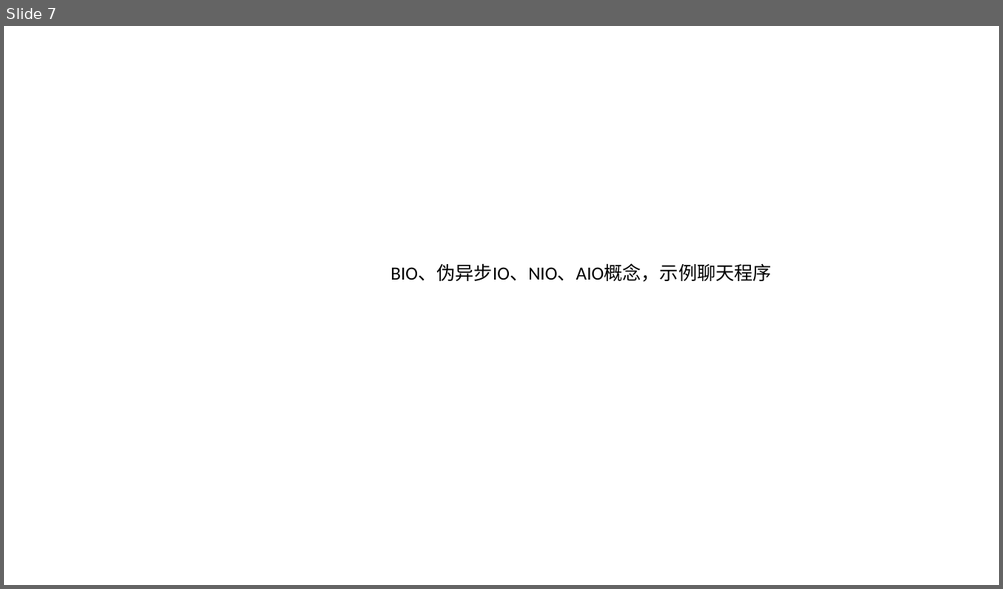
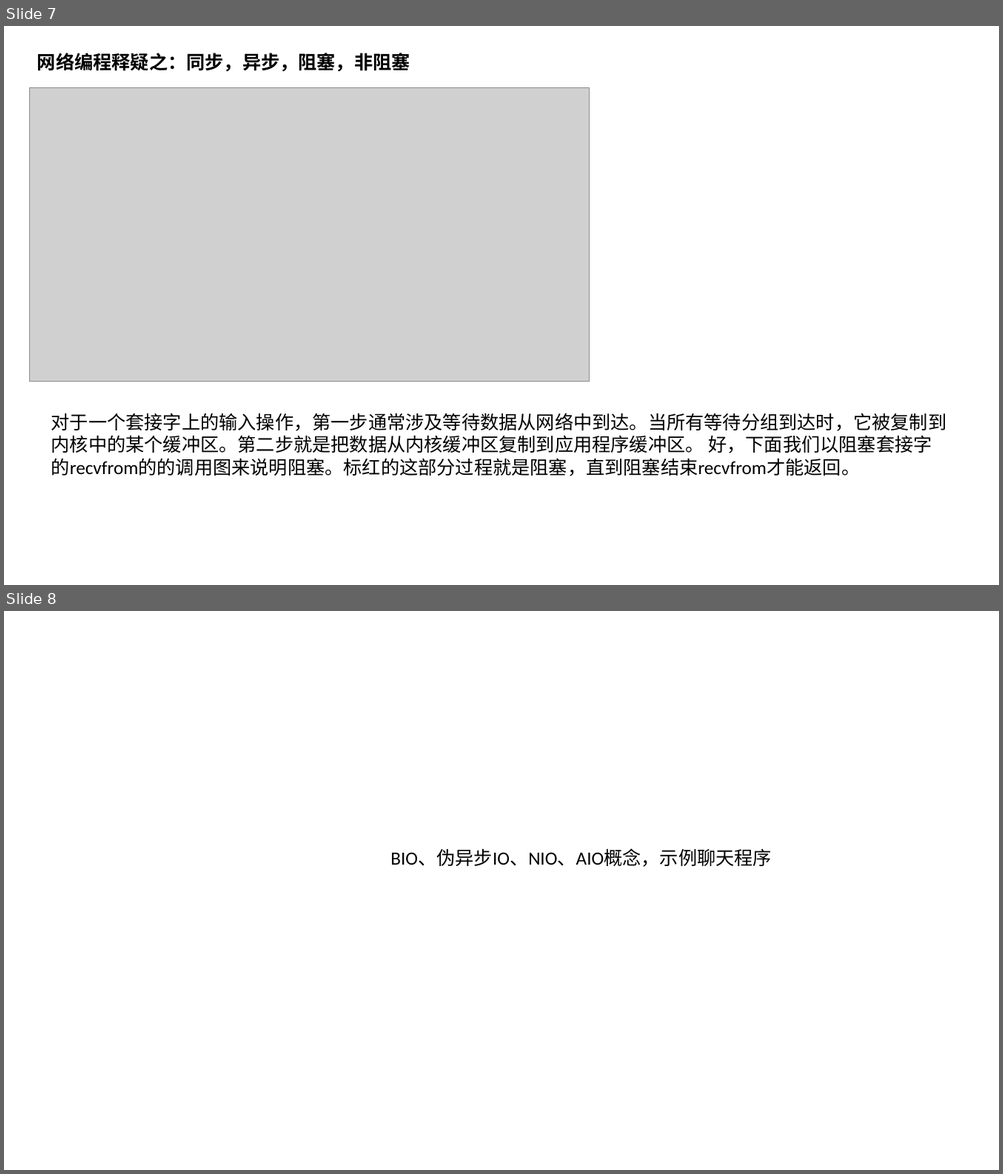
Before and after one commit to zhangyd3739/gitPath, a slide deck: Netty入门指南.pptx. Shown one above the other, each under a label of ours: slide 7 before the commit, slides 7 and 8 after it. The pictures are 1003x589 and 1003x1174 pixels, drawn with LibreOffice and Linux fonts; fonts in the diff are those of the drawing; grey boxes stand for pictures. Boxes give left, top, right and bottom in pixels: in the first picture for what was removed or moved away, otherwise in the second. Text is boxed around its words. In the diff, an @@ line names an element or a change of style, - is before the commit and + after.

Commit message:
阻塞、非阻塞、同步、异步差异

```diff
--- a/Netty入门指南.pptx
+++ b/Netty入门指南.pptx
@@ slide 7 added at (4, 26, 999, 585), background #FFFFFF @@
@@ text added at (37, 53, 410, 72), 18 pt, text #000000, bold @@
+网络编程释疑之：同步，异步，阻塞，非阻塞
@@ picture added at (30, 88, 589, 382) @@
@@ text added at (51, 413, 947, 477), 18 pt, text #000000 @@
+对于一个套接字上的输入操作，第一步通常涉及等待数据从网络中到达。当所有等待分组到达时，它被复制到内核中的某个缓冲区。第二步就是把数据从内核缓冲区复制到应用程序缓冲区。 好，下面我们以阻塞套接字的recvfrom的的调用图来说明阻塞。标红的这部分过程就是阻塞，直到阻塞结束recvfrom才能返回。
@@ what was slide 7 is now slide 8 @@
```
Also in this commit, not shown: 2 slides changed, 2 other files.
